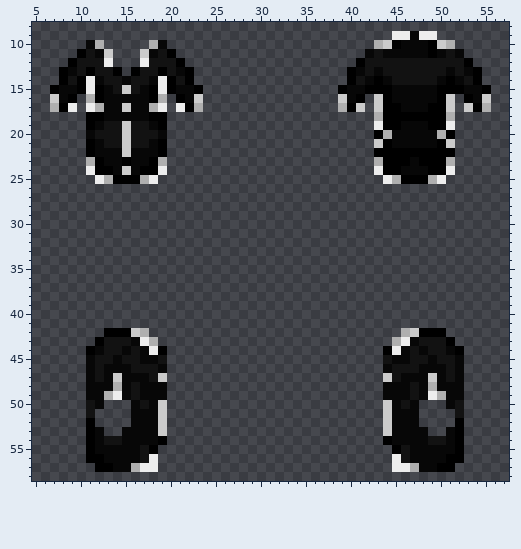
Pixel-art sprite -- Resources/Textures/_Sunrise/Clothing/OuterClothing/patolocoat.rsi/equipped-OUTERCLOTHING.png. Above is the file before it was changed.
The file is 64x64 pixels. Colours within 5 levels of each other are drawn and written as one. Shown: x 5..57, y 8..58.
The same view after the edit:
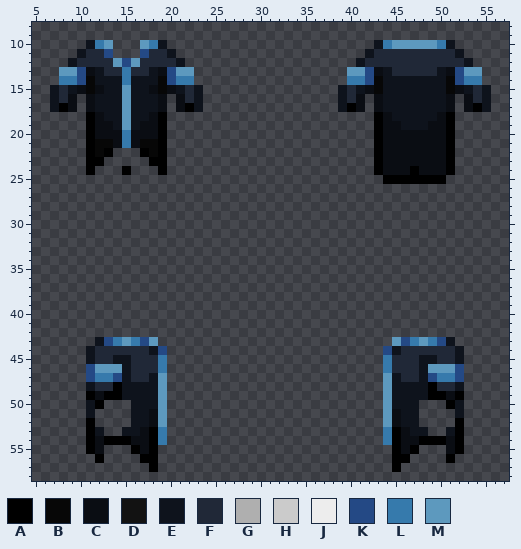
Palette (. is transparent): A #000000  B #070707  C #0a0d13  D #121212  E #0e131c  F #202837  G #afafaf  H #cbcbcb  J #ededed  K #244985  L #367aac  M #5d99be
Difference:
@@ x 5..57 @@
  8 .....................................................
- 9 ........................................JJBJJ........
-10 ......BG.....GB.......................GHABBBAHG......
-11 .....ADBH...HBDA.....................BDBBBBBABDB.....
-12 ....ADDDJ...JDDDA...................ADDDDDDDDDDDA....
-13 ...ABDADDA.ADDADBA.................ABDBDDDDDDDBDBA...
-14 ...ADAJBDDBDDBJADA.................ADBABDDDDDBABDA...
-15 ..ABBAJABDHDBAJABBA...............ABBAAABBBBBAAABBA..
-16 ..HBA.GABBBBBAG.ABH...............HBA.HABBBBBAH.ABH..
-17 ..GAJ.JGBBHBBGJ.JAG...............GAH.HAABBBAAH.HAG..
-18 ......AABBBBBAA.......................GAAAAAAAG......
-19 ......ABDDHDDBA.......................JAABBBAAJ......
-20 ......BDDDHDDDB.......................AGBBBBBGA......
-21 ......ABDDHDDBA.......................HABBBBBAH......
-22 ......ABBBHBBBA.......................AAAAAAAAA......
-23 ......GABBABBAG.......................GAAABAAAG......
-24 ......JAABHBAAJ.......................JAABBBAAJ......
-25 .......JGAAAGJ.........................JGAAAGJ.......
+ 9 .....................................................
+10 ......ELM...MLE.......................ELMMMMMLE......
+11 .....EFFK...KFFE.....................EFFFFFFFFFE.....
+12 ....EFFFFMKMFFFFE...................EFFFFFFFFFFFE....
+13 ...MMKCEFFLFFECKMM.................MMKCEFFFFFECKMM...
+14 ...LLKBEEELEEEBKLL.................LLKBEEEEEEEBKLL...
+15 ..EFECBCEEMEECBCEFE...............EFECBEEEEEEEBCEFE..
+16 ..EFC.CEEEMEEEC.CFE...............EFC.CEEEEEEEC.CFE..
+17 ..EAC.CEEEMEEEC.CAE...............EAC.CEEEEEEEC.CAE..
+18 ......ACEEMEECA.......................ACEEEEECA......
+19 ......ACCEMECCA.......................ACCEEECCA......
+20 ......ACCCLCCCA.......................ACCCCCCCA......
+21 ......ABBCLCBBA.......................ACCCCCCCA......
+22 ......ABA...ABA.......................ACCCCCCCA......
+23 ......AA.....AA.......................ACCCCCCCA......
+24 ......A...A...A.......................ACCCACCCA......
+25 .......................................AAAAAAA.......
 26 .....................................................
@@ x 5..57 @@
 41 .....................................................
-42 ........AAAHG............................GHAAA.......
-43 .......ADDDBJG..........................GJBDDDA......
-44 ......ABDDBDBJA........................AJBDBDDBA.....
-45 ......BDDBDDBBD........................DBBDDBDDB.....
-46 ......BDBBBDDDB........................BDDDBBBDB.....
-47 ......BDBHBBBDH........................HDBBBHBDB.....
-48 ......BBBGBDBBB........................BBBDBGBBB.....
-49 ......BBGJBDBBB........................BBBDBJGBB.....
-50 ......DB...BDBH........................HBDB...BD.....
-51 ......D....BBBH........................HBBB....D.....
-52 ......A....BBBH........................HBBB....A.....
-53 ......AB..BBBBH........................HBBBB..BA.....
-54 ......ABDDBBBBA........................ABBBBDDBA.....
-55 ......ABBBBBDA..........................ADBBBBBA.....
-56 ......AABBBBDJ..........................JDBBBBAA.....
-57 .......AABBGJJ..........................JJGBBAA......
+42 .....................................................
+43 .......EKLMLKM..........................MKLMLKE......
+44 ......EFFFFFFEK........................KEFFFFFFE.....
+45 ......EFFEEFFFL........................LFFFEEFFE.....
+46 ......KMMMEFFFL........................LFFFEMMMK.....
+47 ......KLLKEFFEM........................MEFFEKLLK.....
+48 ......EFFAEEEEM........................MEEEEAFFE.....
+49 ......ACAAEEEEM........................MEEEEAACA.....
+50 ......EA...EEEM........................MEEE...AE.....
+51 ......E....EECM........................MCEE....E.....
+52 ......A....EECM........................MCEE....A.....
+53 ......AE..EECAL........................LACEE..EA.....
+54 ......ACAAACCAL........................LACCAAACA.....
+55 ......AC...ACA..........................ACA...CA.....
+56 .......A....AA..........................AA....A......
+57 .............A..........................A............
 58 .....................................................
Changed places in both pictures, as pixel boxes (x1, y1, x2, y2):
changed: (338, 31, 491, 184)
changed: (50, 40, 203, 184)
changed: (86, 328, 167, 472)
changed: (383, 328, 464, 472)
